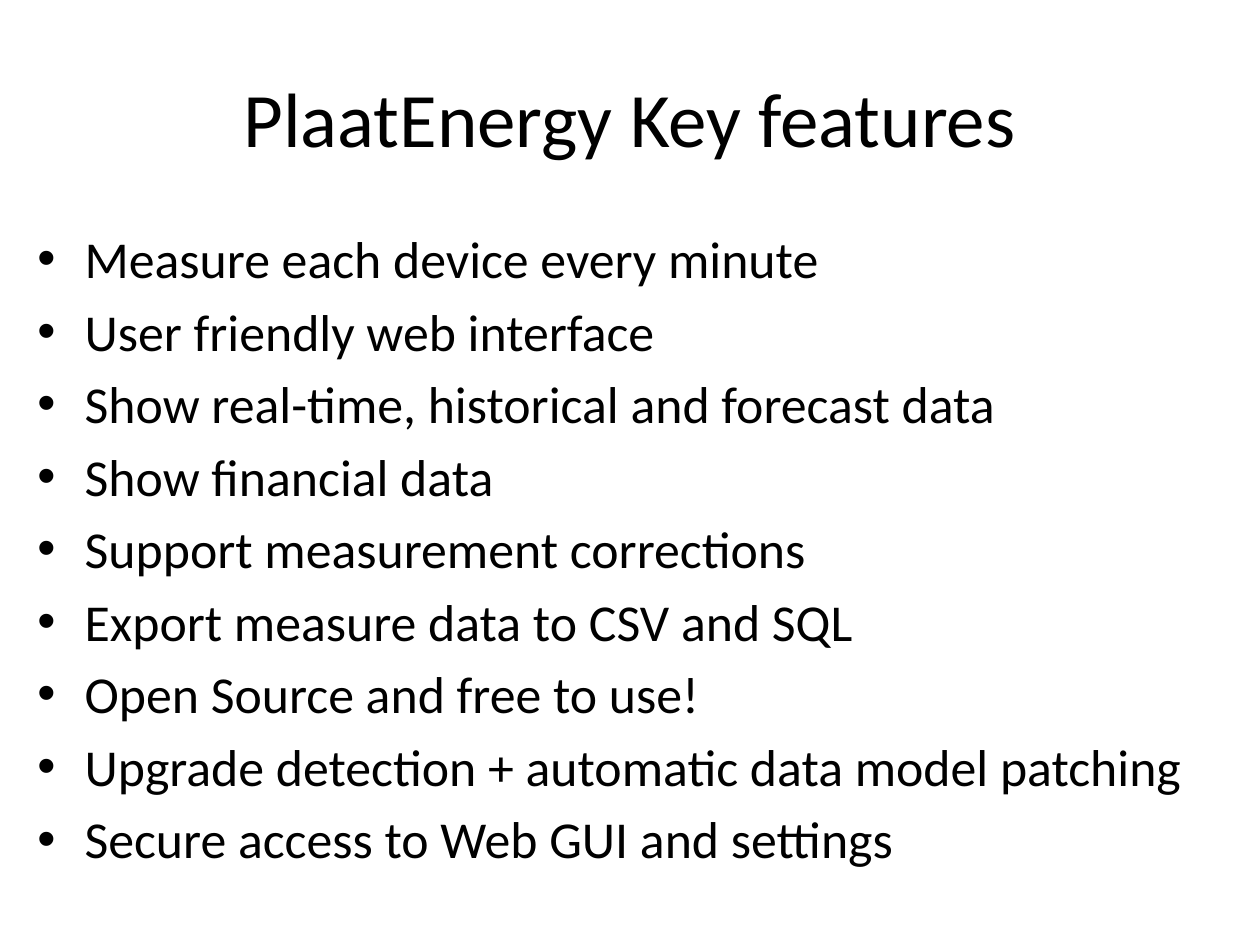
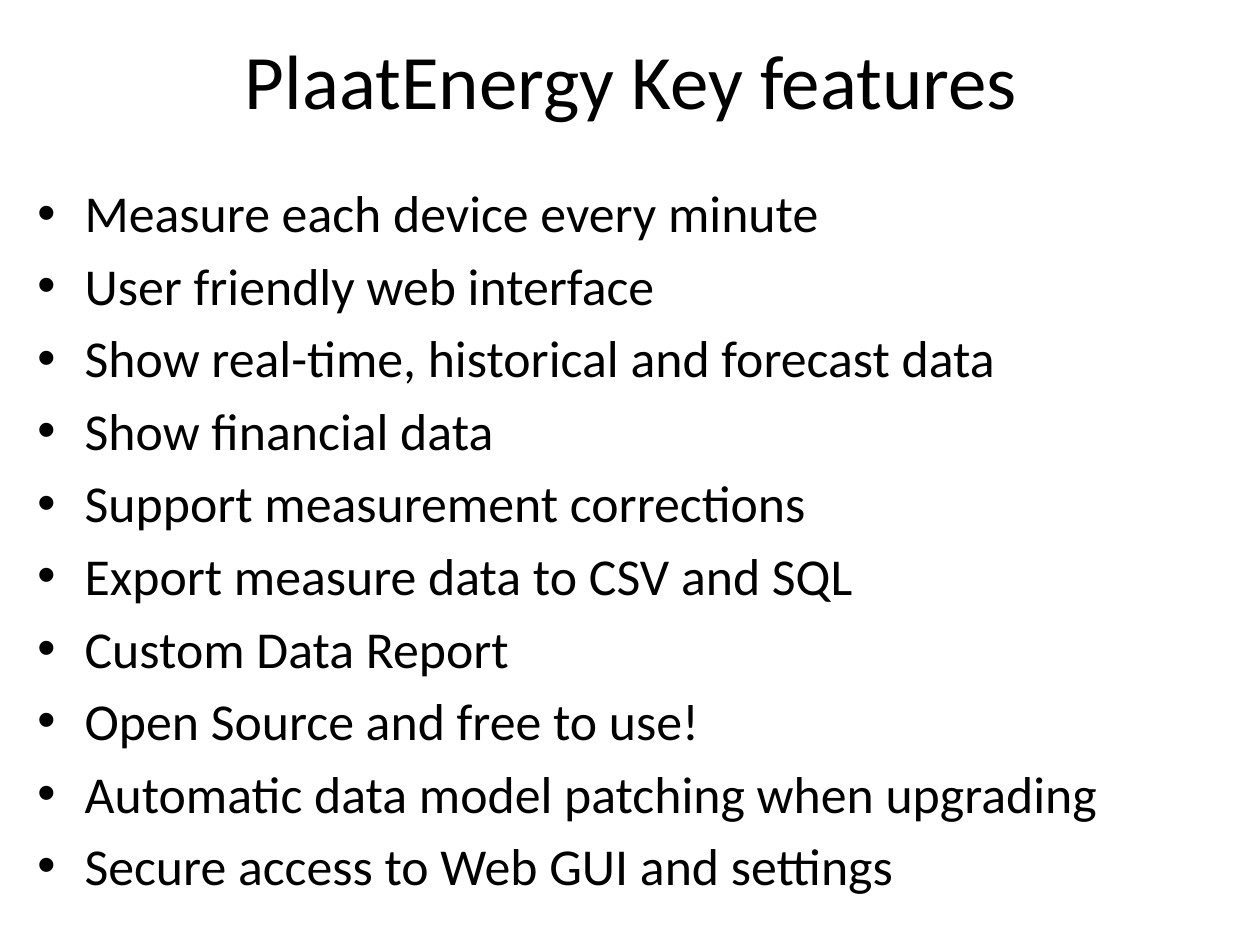
Before and after one commit to plaatsoft/plaatenergy, a slide deck: slide 10 of doc/ppt/PlaatEnergy Design.pptx (slide 12 before the commit). Drawn at 1260x945 pixels with LibreOffice and Linux fonts; fonts in the diff are those of the drawing. Boxes give left, top, right and bottom in pixels: in the first picture for what was removed or moved away, otherwise in the second. Text is boxed around its words. In the diff, an @@ line names an element or a change of style, - is before the commit and + after.

```diff
--- a/doc/ppt/PlaatEnergy Design.pptx
+++ b/doc/ppt/PlaatEnergy Design.pptx
@@ title "PlaatEnergy Key features": place and size @@
-title "PlaatEnergy Key features" at (244,93,1015,161)
+title "PlaatEnergy Key features" at (245,55,1016,123)
@@ text "Measure each device every minute": place and size @@
-text "Measure each device every minute" at (85,242,1181,867)
+text "Measure each device every minute" at (85,196,1097,894)
@@ text at (85,634,509,677): paragraph added @@
+• Custom Data Report
@@ text at (85,777,1097,822): text changed @@
-• Upgrade detection + automatic data model patching
+• Automatic data model patching when upgrading
```
Also in this commit, not shown: 10 other slides changed, 5 slides added, 5 slides removed.
